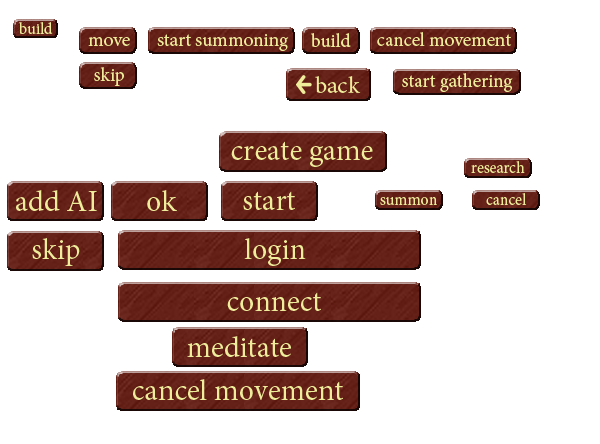
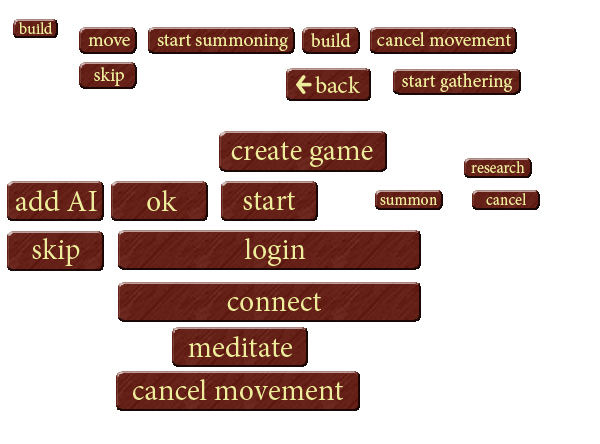
Revision of a layered 600px x 444px image; what changed, layer by layer:
painted on "meditate" over [187, 336, 292, 357]
removed layer "Layer 13 copy 3" over [187, 336, 292, 357]
